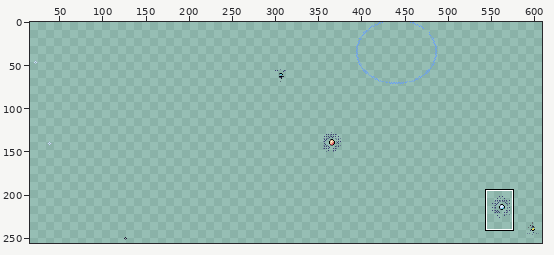
Pixel-art file: Assets/UI/Screens/main_menu_bg_fx.aseprite. The first picture is a wide view before the edit; the outline marks the close-up.
Close-up. The starting point:
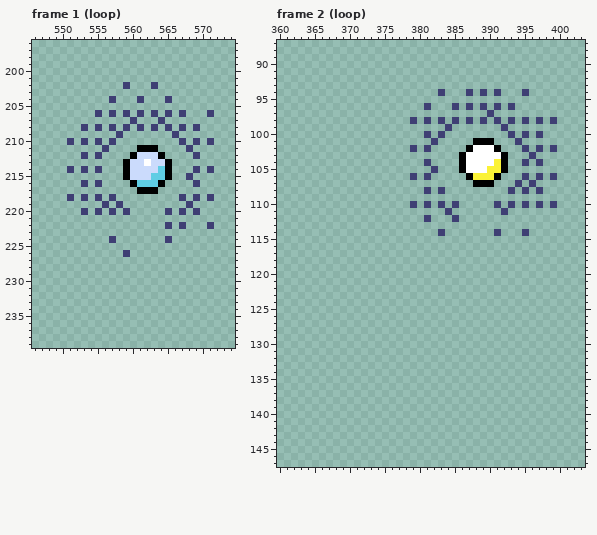
640x360 pixels, 12 frames. Shown: frame 1 (loop): x 546..574, y 196..239; frame 2 (loop): x 360..403, y 87..147. The wide view leaves out empty margins. The commit also changed other frames or places, which this record leaves out.
Once edited:
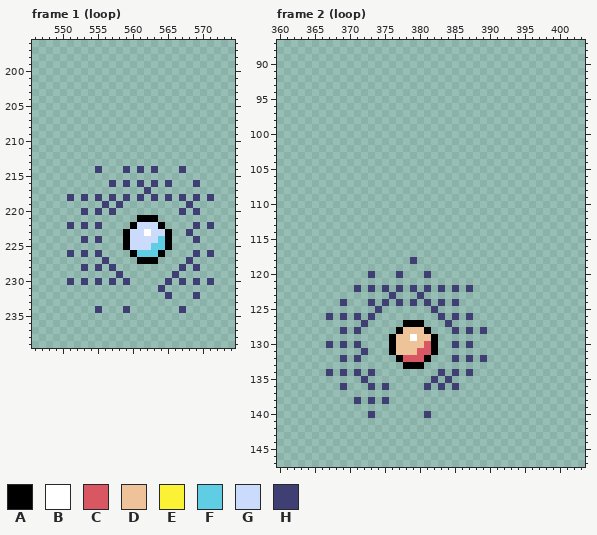
Palette (. is transparent): A #000000  B #ffffff  C #d95763  D #eec39a  E #fbf236  F #5fcde4  G #cbdbfc  H #3f3f74
Edits made:
--- frame 1 (loop)
@@ x 546..574 @@
 201 .............................
-202 .............H...H...........
+202 .............................
 203 .............................
-204 ...........H...H...H.........
+204 .............................
 205 .............................
-206 .........H.H.H.H.H.H.H...H...
-207 ..............H...H..........
-208 .......H.H.H.H.H.H.H.H.H.....
-209 ............H.......H........
-210 .....H.H.H.H.........H.H.H...
-211 ..........H....AAA....H......
-212 .......H.H....AGGGA....H.....
-213 .............AGGBGGA.........
-214 .....H.H.H...AGGGGFA...H.H...
-215 .............AGGGFFA..H......
-216 .......H.H....AFFFA....H.....
-217 ...............AAA...........
-218 .....H.H.H.H.........H.H.H...
+206 .............................
+207 .............................
+208 .............................
+209 .............................
+210 .............................
+211 .............................
+212 .............................
+213 .............................
+214 .........H...H.H.H...H.......
+215 .............................
+216 ...........H.H.H.H.H...H.....
+217 ................H............
+218 .....H.H.H.H.H.H.H.H.H.H.H...
 219 ..........H.H.........H......
-220 .......H.H.H.H.....H.H.H.....
-221 .............................
-222 ...................H.H...H...
-223 .............................
-224 ...........H.......H.........
-225 .............................
-226 .............H...............
-227 .............................
-228 .............................
-229 .............................
-230 .............................
-231 .............................
-232 .............................
+220 .......H.H.H.........H.H.....
+221 ...............AAA...........
+222 .....H.H.H....AGGGA....H.H...
+223 .............AGGBGGA..H......
+224 .......H.H...AGGGGFA...H.....
+225 .............AGGGFFA.........
+226 .....H.H.H....AFFFA....H.H...
+227 ..........H....AAA....H......
+228 .......H.H.H.........H.H.....
+229 ............H.......H........
+230 .....H.H.H.H.H.....H.H.H.H...
+231 ..................H..........
+232 ...................H...H.....
 233 .............................
-234 .............................
+234 .........H...H.......H.......
 235 .............................
--- frame 2 (loop)
@@ x 377..401 @@
  93 .........................
- 94 ......H...H.H.H...H......
+ 94 .........................
  95 .........................
- 96 ....H...H.H.H.H.H........
- 97 .............H...........
- 98 ..H.H.H.H.H.H.H.H.H.H.H..
- 99 .......H.......H.........
-100 ....H.H.........H.H.H....
-101 .....H.....AAA...H.......
-102 ..H.H.....ABBBA...H.H.H..
-103 .........ABBBBBA...H.....
-104 ....H....ABBBBEA..H.H....
-105 .....H...ABBBEEA.........
-106 ..H.H.....AEEEA...H.H.H..
-107 ...........AAA...H.H.....
-108 ....H.H.........H.H.H....
+ 96 .........................
+ 97 .........................
+ 98 .........................
+ 99 .........................
+100 .........................
+101 .........................
+102 .........................
+103 .........................
+104 .........................
+105 .........................
+106 .........................
+107 .........................
+108 .........................
 109 .........................
-110 ..H.H.H.H.....H.H.H.H.H..
-111 .......H.......H.........
-112 ....H...H................
+110 .........................
+111 .........................
+112 .........................
 113 .........................
-114 ......H.......H...H......
+114 .........................
 115 .........................
@@ x 365..391 @@
 117 ...........................
-118 ...........................
+118 ..............H............
 119 ...........................
-120 ...........................
+120 ........H...H...H..........
 121 ...........................
-122 ...........................
-123 ...........................
-124 ...........................
-125 ...........................
-126 ...........................
-127 ...........................
-128 ...........................
-129 ...........................
-130 ...........................
-131 ...........................
-132 ...........................
-133 ...........................
-134 ...........................
-135 ...........................
-136 ...........................
+122 ......H.H.H.H.H.H.H.H.H....
+123 ...........H...H...........
+124 ....H...H.H.H.H.H.H.H......
+125 .........H.......H.........
+126 ..H.H.H.H.........H.H.H....
+127 .......H.....AAA...H.......
+128 ....H.H.....ADDDA...H.H.H..
+129 ...........ADDBDDA.........
+130 ..H.H.H....ADDDDCA..H.H....
+131 .......H...ADDDCCA.........
+132 ....H.H.....ACCCA...H.H.H..
+133 .............AAA...........
+134 ..H.H.H.H.........H.H.H....
+135 .......H.........H.H.......
+136 ....H...H.H.....H.H.H......
 137 ...........................
-138 ...........................
+138 ......H.H.H................
 139 ...........................
-140 ...........................
+140 ........H.......H..........
 141 ...........................
